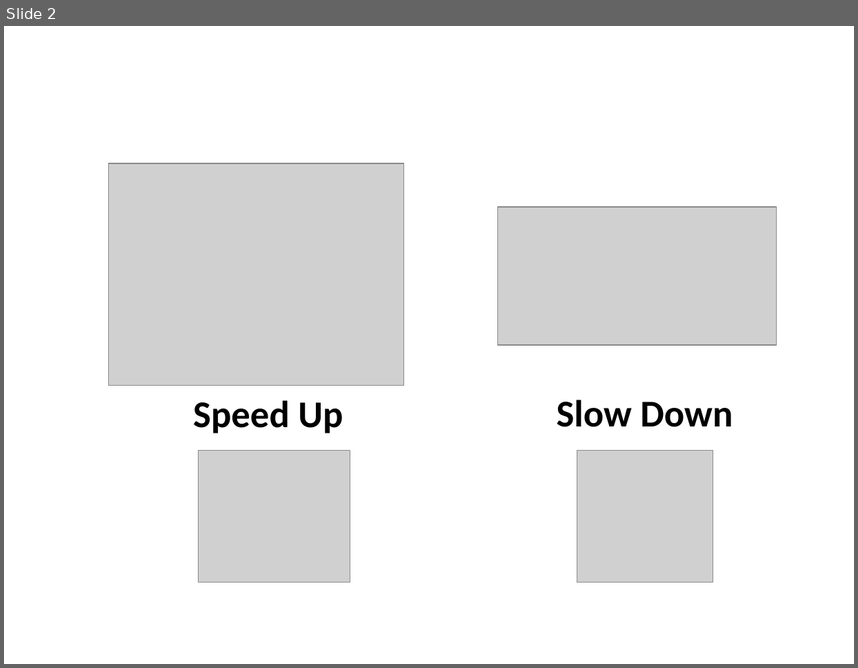
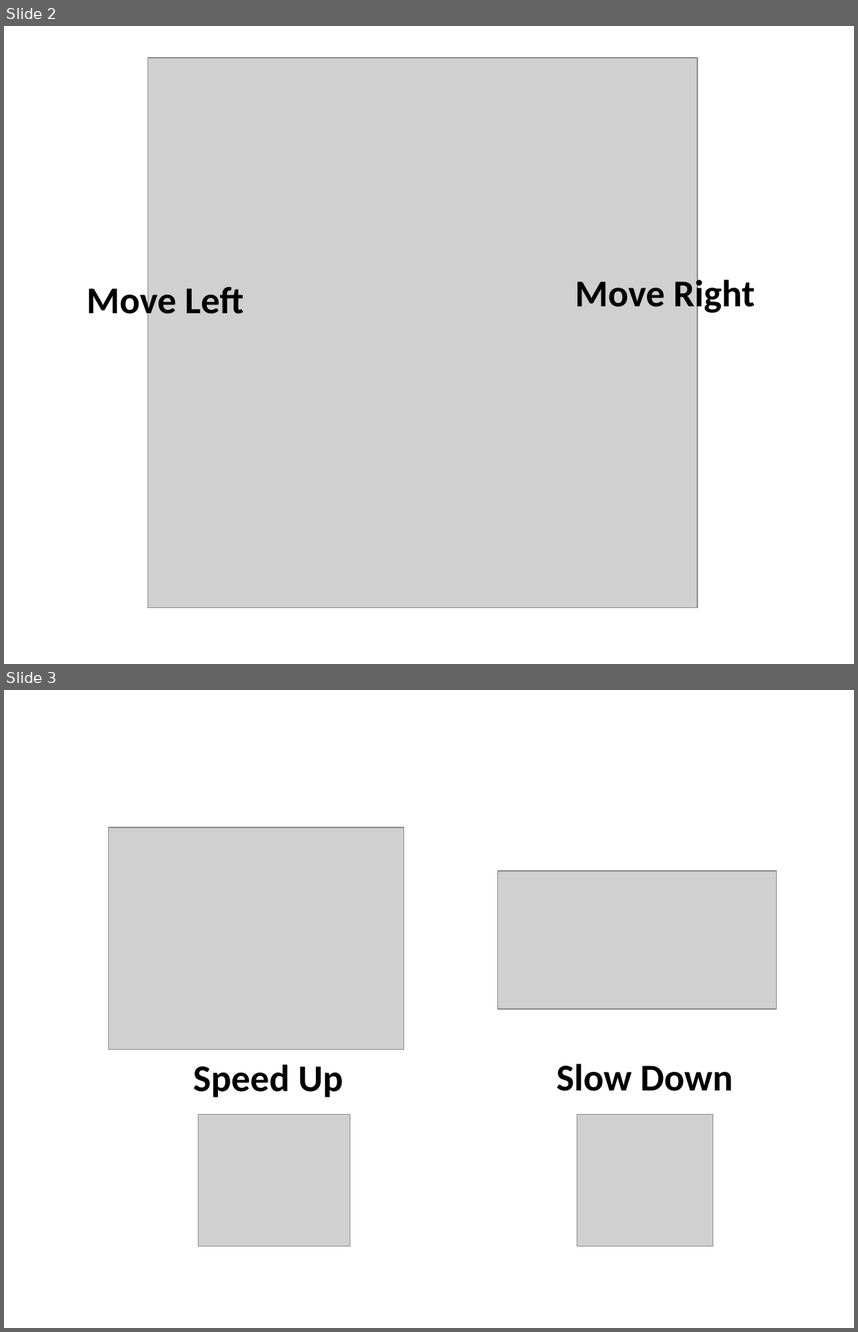
Before and after one commit to mdlaskey/AMT-Experiment, a slide deck: AMT_Images.pptx. Shown one above the other, each under a label of ours: slide 2 before the commit, slides 2 and 3 after it. The pictures are 858x668 and 858x1332 pixels, drawn with LibreOffice and Linux fonts; fonts in the diff are those of the drawing; grey boxes stand for pictures. Boxes give left, top, right and bottom in pixels: in the first picture for what was removed or moved away, otherwise in the second. Text is boxed around its words. In the diff, an @@ line names an element or a change of style, - is before the commit and + after.

```diff
--- a/AMT_Images.pptx
+++ b/AMT_Images.pptx
@@ slide 2 added at (4, 26, 854, 664), background #FFFFFF @@
@@ picture added at (148, 58, 697, 606) @@
@@ text added at (87, 282, 243, 323), 32 pt, text #000000, bold @@
+Move Left
@@ text added at (575, 275, 755, 316), 32 pt, text #000000, bold @@
+Move Right
@@ what was slide 2 is now slide 3 @@
```
Also in this commit, not shown: 21 other files.
